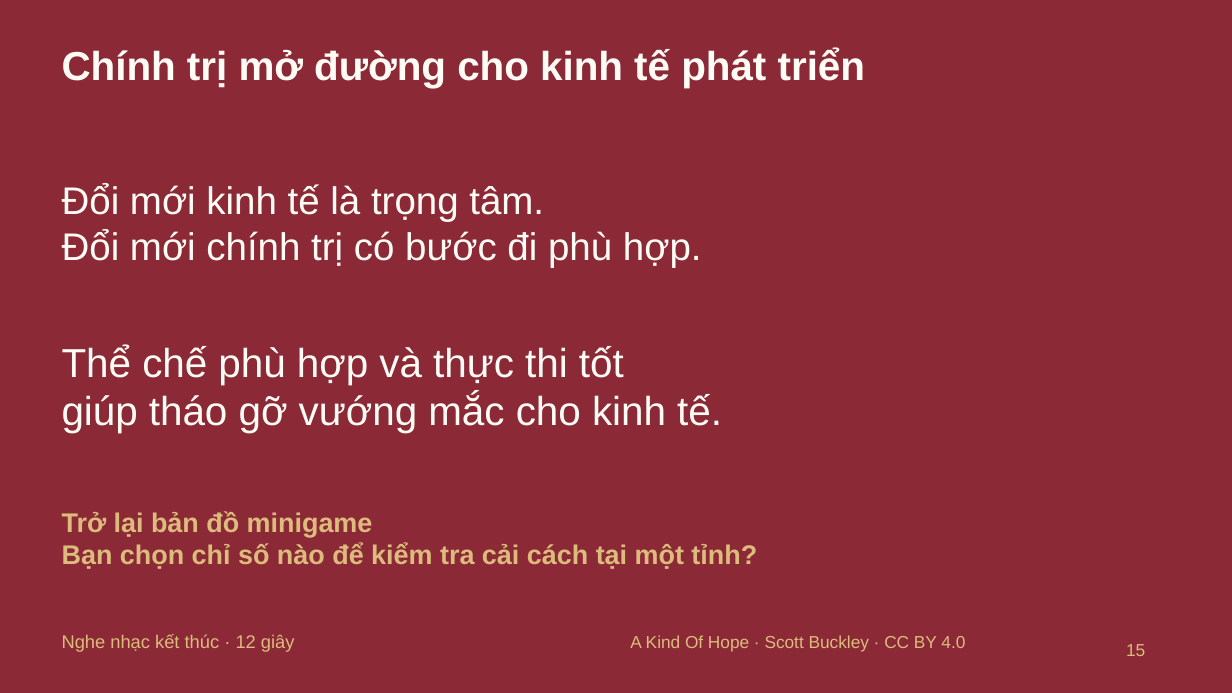
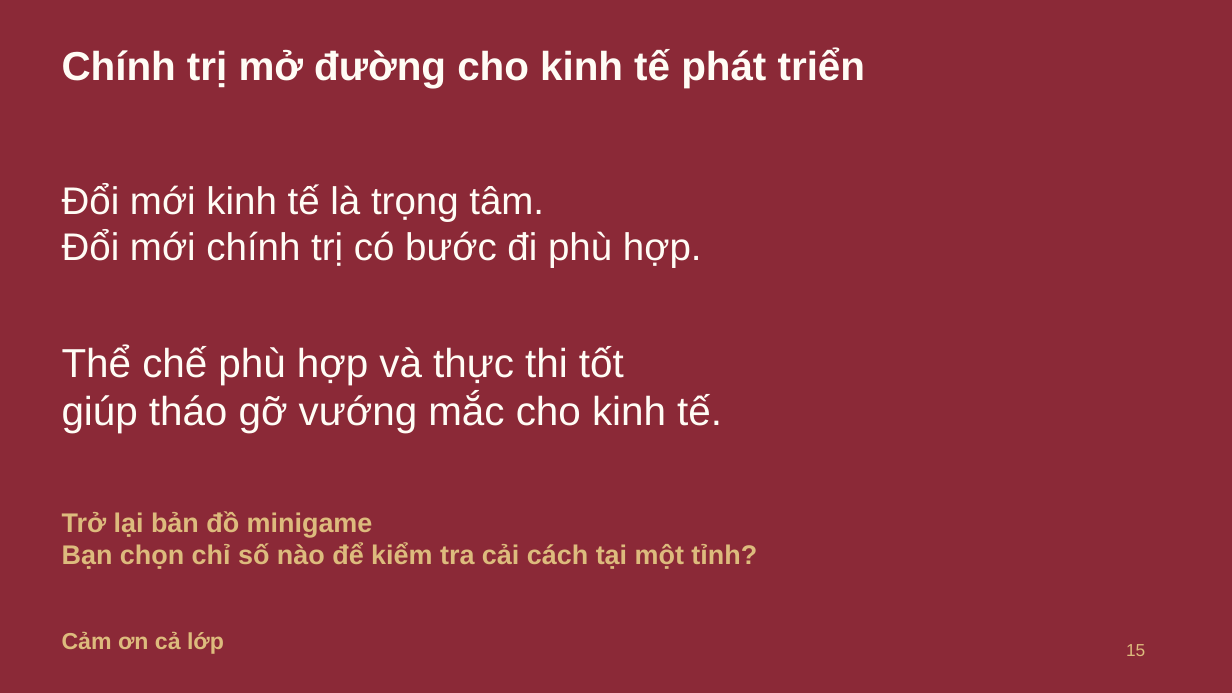
Before and after one commit to taido12358/MLN, a slide deck: slide 15 of Presents/11-doi-moi-kinh-te-chinh-tri-tinh-gon-bo-may/Slide-Chu-de-11-Sau-minigame.pptx. Drawn at 1232x693 pixels with LibreOffice and Linux fonts; fonts in the diff are those of the drawing. Boxes give left, top, right and bottom in pixels: in the first picture for what was removed or moved away, otherwise in the second. Text is boxed around its words. In the diff, an @@ line names an element or a change of style, - is before the commit and + after.

```diff
--- a/Presents/11-doi-moi-kinh-te-chinh-tri-tinh-gon-bo-may/Slide-Chu-de-11-Sau-minigame.pptx
+++ b/Presents/11-doi-moi-kinh-te-chinh-tri-tinh-gon-bo-may/Slide-Chu-de-11-Sau-minigame.pptx
@@ text at (62,632,224,654): text changed; size 14.2 to 18 pt; bold on @@
-Nghe nhạc kết thúc · 12 giây
+Cảm ơn cả lớp
@@ text removed at (630,635,965,652) @@
-A Kind Of Hope · Scott Buckley · CC BY 4.0
```
Also in this commit, not shown: 5 other slides changed, 56 other files.
